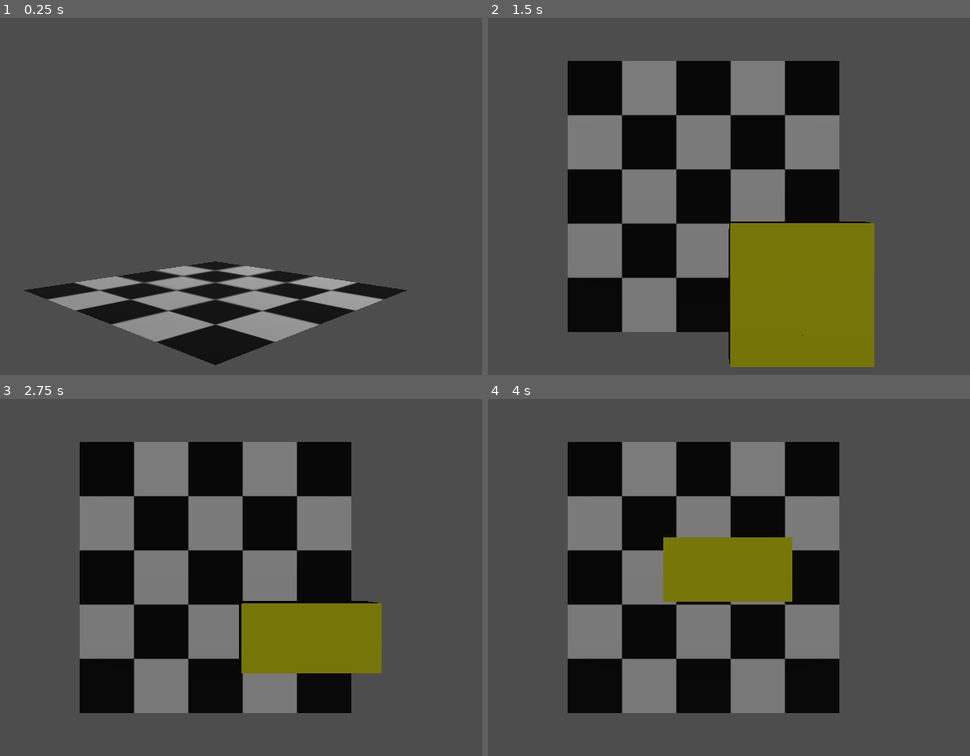
Above: before the commit, frames 1-4 (two rows, left to right).
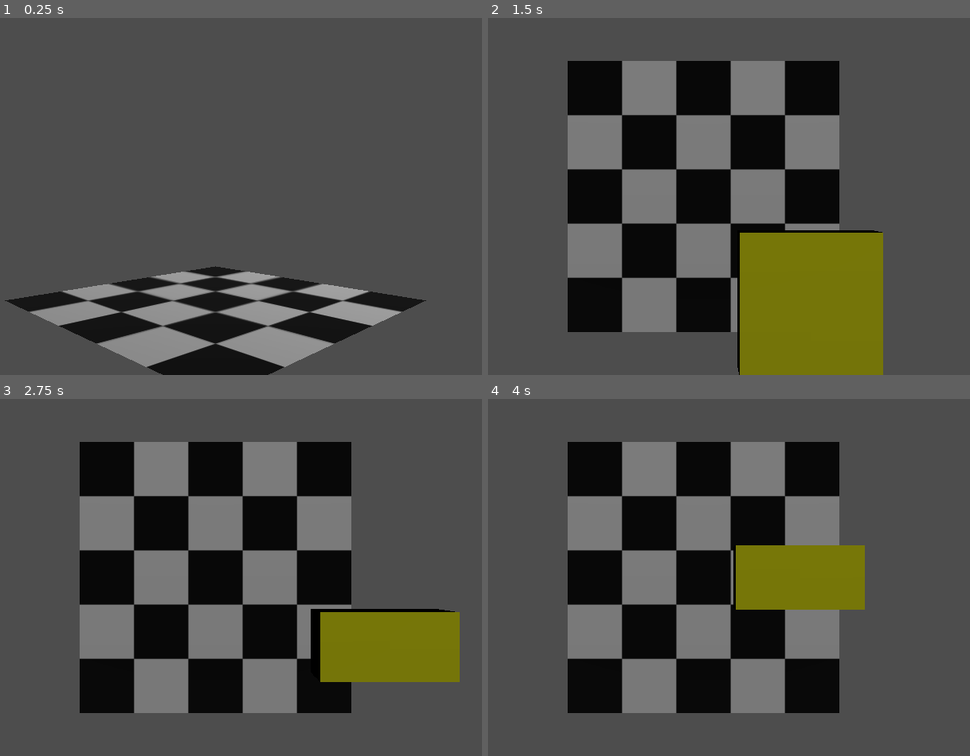
Above: after the commit, the same moments.

Repository: rdalton1124/3d-tetris
Game: Godot game, scene res://root.tscn
Two runs of this game, one before a commit and one after it. Both use one fixed random seed, a clock stepped at 60 frames per second and the inputs below.
Inputs:
- Up to frame 1 (0.25 s): no input
- Up to frame 2 (1.5 s): tap Enter at 0.5 s; hold D (move_right) 0.53-1.28 s; tap V (change_cam) at 0.6 s; tap Space at 1.25 s; hold S (move_backward) from 1.28 s (still down); tap I (rotate-x-ccw) at 1.35 s
- Up to frame 3 (2.75 s): release S (move_backward) at 2.03 s; hold D (move_right) from 2.03 s (still down); tap K (rotate-x-cw) at 2.1 s
- Up to frame 4 (4 s): release D (move_right) at 2.78 s; hold W (move_forward) 2.78-3.53 s; tap U (rotate-y-ccw) at 2.85 s; tap Enter at 3.5 s; hold A (move_left) from 3.53 s (still down); tap O (rotate-y-cw) at 3.6 s

The runs differ from the first frame. In frame 1, 12% of the frame differs, in the area x 0-89%, y 68-100%; in frame 2, 3.1%; in frame 3, 7.3%; in frame 4, 6.0%.

Commit message:
updated collision of all tetriminoes

Diff:
--- a/root.tscn
+++ b/root.tscn
@@ -14,9 +14,11 @@
 size = Vector3(2, 0.008, 2)
 
 [node name="root" type="Node3D"]
+transform = Transform3D(2, 0, 0, 0, 2, 0, 0, 0, 2, 0, -1.61784, 0)
 script = ExtResource("1_lr66d")
 
 [node name="well" type="Node3D" parent="."]
+transform = Transform3D(5, 0, 0, 0, 5, 0, 0, 0, 5, 0, 0, 0)
 
 [node name="floor" type="StaticBody3D" parent="well"]
 
@@ -29,11 +31,11 @@
 shape = SubResource("BoxShape3D_sjp8o")
 
 [node name="top camera" type="Camera3D" parent="."]
-transform = Transform3D(1, 0, 0, 0, -4.37114e-08, 1, 0, -1, -4.37114e-08, 0, 10, 0)
+transform = Transform3D(1, 0, 0, 0, -4.37114e-08, 1, 0, -1, -4.37114e-08, 0, 50, 0)
 fov = 15.0
 
 [node name="side camera" type="Camera3D" parent="."]
-transform = Transform3D(0.707107, 0, 0.707107, 0, 1, 0, -0.707107, 0, 0.707107, 2.25, 0.692, 2.25)
+transform = Transform3D(0.707107, 0, 0.707107, 0, 1, 0, -0.707107, 0, 0.707107, 10.25, 3.5, 10.25)
 fov = 45.0
 
 [node name="DirectionalLight3D" type="DirectionalLight3D" parent="."]
@@ -41,17 +43,18 @@
 sky_mode = 1
 
 [node name="Spawner" type="Node3D" parent="."]
-transform = Transform3D(1, 0, 0, 0, 1, 0, 0, 0, 1, 0, 3, 0)
+transform = Transform3D(1, 0, 0, 0, 1, 0, 0, 0, 1, 0, 15, 0)
 script = ExtResource("3_wufij")
 
 [node name="wall_right" parent="." instance=ExtResource("4_eejy0")]
-transform = Transform3D(-4.37114e-08, 0, 1, 0, 1, 0, -1, 0, -4.37114e-08, 1, 3, 0)
+transform = Transform3D(-4.37114e-08, 0, 1, 0, 1, 0, -1, 0, -4.37114e-08, 5, 10, 0)
 
 [node name="wall_left" parent="." instance=ExtResource("4_eejy0")]
-transform = Transform3D(-4.37114e-08, 0, 1, 0, 1, 0, -1, 0, -4.37114e-08, -1, 3, 0)
+transform = Transform3D(1, 0, 0, 0, 1, 0, 0, 0, 1, -5, 10, 0)
+rotation_edit_mode = 1
 
 [node name="wall_bottom" parent="." instance=ExtResource("4_eejy0")]
-transform = Transform3D(1, 0, 0, 0, 1, 0, 0, 0, 1, 0, 3, 1)
+transform = Transform3D(1, 0, 0, 0, 1, 0, 0, 0, 1, 0, 10, 5)
 
 [node name="wall_top" parent="." instance=ExtResource("4_eejy0")]
-transform = Transform3D(1, 0, 0, 0, 1, 0, 0, 0, 1, 0, 3, -1)
+transform = Transform3D(1, 0, 0, 0, 1, 0, 0, 0, 1, 0, 10, -5)
--- a/scripts/tetrimino3D.gd
+++ b/scripts/tetrimino3D.gd
@@ -16,11 +16,12 @@
 func _physics_process(delta):
 	if not is_on_floor():
 		if Input.is_action_pressed("speed_up"):
-			velocity.y = - .75
+			velocity.y = -7.5
 		else:
-			velocity.y = -.5
+			velocity.y = -5
 	else:
 		velocity.y = 0
+		snap()
 		root.spawn()
 		set_physics_process(false)
 
@@ -40,24 +41,42 @@
 		self.rotate_z(PI / 2)
 
 	if Input.is_action_just_pressed("move_forward") and not collidingTop:
-		self.position.z -= .4
+		self.position.z -= 2
 	elif Input.is_action_just_pressed("move_backward") and not collidingBottom:
-		self.position.z += .4
+		self.position.z += 2
+
 	if Input.is_action_just_pressed("move_left") and not collidingLeft:
-		self.position.x -= .4
+		self.position.x -= 2
 	elif Input.is_action_just_pressed("move_right") and not collidingRight:
-		self.position.x += .4
+		self.position.x += 2
+
 	move_and_slide()
+	snap()
+	#reset collider booleans
 	collidingLeft = false
 	collidingRight = false
 	collidingTop = false
 	collidingBottom = false
+	#check for wall collisionhs.
 	for i in range(get_slide_collision_count()):
 		if get_slide_collision(i).get_collider().name == "wall_left":
+			print("left wall collision")
 			collidingLeft = true
 		elif get_slide_collision(i).get_collider().name == "wall_right":
+			print("right wall collision")
 			collidingRight = true
 		if get_slide_collision(i).get_collider().name == "wall_top":
+			print("top wall collision")
 			collidingTop = true
 		elif get_slide_collision(i).get_collider().name == "wall_bottom":
+			print("bottom wall collision")
 			collidingBottom = true
+
+func snap():
+	var x = int(position.x)
+	var z = int(position.z)
+	if not x % 2 == 0:
+		position.x -= x % 2
+
+	if not z % 2 == 0:
+		position.z -= z % 2
--- a/tetriminos3D/tetrimino1.tscn
+++ b/tetriminos3D/tetrimino1.tscn
@@ -8,8 +8,16 @@
 [sub_resource type="BoxMesh" id="BoxMesh_tdhj1"]
 material = SubResource("StandardMaterial3D_xfsth")
 
+[sub_resource type="CylinderShape3D" id="CylinderShape3D_vqw1o"]
+height = 3.0
+radius = 0.45
+
+[sub_resource type="CylinderShape3D" id="CylinderShape3D_sjal5"]
+height = 1.0
+radius = 0.49
+
 [node name="tetrimino1" type="CharacterBody3D"]
-transform = Transform3D(0.4, 0, 0, 0, 0.4, 0, 0, 0, 0.4, 0, 0, 0)
+transform = Transform3D(2, 0, 0, 0, 2, 0, 0, 0, 2, 0, 0, 0)
 script = ExtResource("1_qul11")
 
 [node name="mesh" type="Node3D" parent="."]
@@ -33,5 +41,10 @@
 mesh = SubResource("BoxMesh_tdhj1")
 skeleton = NodePath("../../../../../../..")
 
-[node name="CollisionPolygon3D" type="CollisionPolygon3D" parent="."]
-polygon = PackedVector2Array(1.5, 0.5, 1.5, -0.5, -0.5, -0.5, -0.5, 2.5, 0.5, 2.5, 0.5, 0.5)
+[node name="CollisionShape3D" type="CollisionShape3D" parent="."]
+transform = Transform3D(1, 0, 0, 0, 1, 0, 0, 0, 1, 0, 1, 0)
+shape = SubResource("CylinderShape3D_vqw1o")
+
+[node name="CollisionShape3D2" type="CollisionShape3D" parent="."]
+transform = Transform3D(1, 0, 0, 0, 1, 0, 0, 0, 1, 1, 0, 0)
+shape = SubResource("CylinderShape3D_sjal5")
--- a/tetriminos3D/tetrimino2.tscn
+++ b/tetriminos3D/tetrimino2.tscn
@@ -8,8 +8,14 @@
 [sub_resource type="BoxMesh" id="BoxMesh_r7niq"]
 material = SubResource("StandardMaterial3D_8kcs4")
 
+[sub_resource type="CapsuleShape3D" id="CapsuleShape3D_8vayj"]
+margin = 0.45
+
+[sub_resource type="CylinderShape3D" id="CylinderShape3D_adfgc"]
+margin = 0.45
+
 [node name="tetrimino2" type="CharacterBody3D"]
-transform = Transform3D(0.4, 0, 0, 0, 0.4, 0, 0, 0, 0.4, 0, 0, 0)
+transform = Transform3D(2, 0, 0, 0, 2, 0, 0, 0, 2, 0, 0, 0)
 script = ExtResource("1_akllj")
 
 [node name="mesh" type="Node3D" parent="."]
@@ -30,5 +36,10 @@
 transform = Transform3D(1, 0, 0, 0, 1, 0, 0, 0, 1, 0, -1, 1)
 mesh = SubResource("BoxMesh_r7niq")
 
-[node name="CollisionPolygon3D" type="CollisionPolygon3D" parent="."]
-polygon = PackedVector2Array(-0.5, -0.5, 0.5, -0.5, 0.5, -1.5, 1.5, -1.5, 1.5, 0.5, 0.5, 0.5, 0.5, 1.5, -0.5, 1.5)
+[node name="CollisionShape3D" type="CollisionShape3D" parent="."]
+transform = Transform3D(1, 0, 0, 0, 1, 0, 0, 0, 1, 1, -0.5, 0)
+shape = SubResource("CapsuleShape3D_8vayj")
+
+[node name="CollisionShape3D2" type="CollisionShape3D" parent="."]
+transform = Transform3D(1, 0, 0, 0, 1, 0, 0, 0, 1, 0, 0.51774, 0)
+shape = SubResource("CylinderShape3D_adfgc")
--- a/tetriminos3D/tetrimino3.tscn
+++ b/tetriminos3D/tetrimino3.tscn
@@ -8,8 +8,15 @@
 [sub_resource type="BoxMesh" id="BoxMesh_22oiy"]
 material = SubResource("StandardMaterial3D_4ia2k")
 
+[sub_resource type="CylinderShape3D" id="CylinderShape3D_4ee6u"]
+height = 3.0
+radius = 0.45
+
+[sub_resource type="CylinderShape3D" id="CylinderShape3D_3ttck"]
+radius = 0.45
+
 [node name="tetrimino3" type="CharacterBody3D"]
-transform = Transform3D(0.4, 0, 0, 0, 0.4, 0, 0, 0, 0.4, 0, 0, 0)
+transform = Transform3D(2, 0, 0, 0, 2, 0, 0, 0, 2, 0, 0, 0)
 script = ExtResource("1_nghig")
 
 [node name="mesh" type="Node3D" parent="."]
@@ -29,5 +36,10 @@
 transform = Transform3D(1, -0.000207015, 9.28203e-05, 0.000207015, 1, 3.07899e-06, -9.28203e-05, -3.07899e-06, 1, 0, 1, 0)
 mesh = SubResource("BoxMesh_22oiy")
 
-[node name="CollisionPolygon3D" type="CollisionPolygon3D" parent="."]
-polygon = PackedVector2Array(1.5, -0.5, 1.5, 0.5, 0.5, 0.5, 0.5, 1.5, -0.5, 1.5, -0.5, 0.5, -1.5, 0.5, -1.5, -0.5)
+[node name="CollisionShape3D" type="CollisionShape3D" parent="."]
+transform = Transform3D(-4.37114e-08, -1, 0, 1, -4.37114e-08, 0, 0, 0, 1, 0, 0, 0)
+shape = SubResource("CylinderShape3D_4ee6u")
+
+[node name="CollisionShape3D2" type="CollisionShape3D" parent="."]
+transform = Transform3D(1, 0, 0, 0, 1, 0, 0, 0, 1, 0, 1, 0)
+shape = SubResource("CylinderShape3D_3ttck")
--- a/tetriminos3D/tetrimino4.tscn
+++ b/tetriminos3D/tetrimino4.tscn
@@ -8,8 +8,11 @@
 [sub_resource type="BoxMesh" id="BoxMesh_3no05"]
 material = SubResource("StandardMaterial3D_nsu5a")
 
+[sub_resource type="CylinderShape3D" id="CylinderShape3D_kajik"]
+radius = 0.45
+
 [node name="tetrimino4" type="CharacterBody3D"]
-transform = Transform3D(0.4, 0, 0, 0, 0.4, 0, 0, 0, 0.4, 0, 0, 0)
+transform = Transform3D(2, 0, 0, 0, 2, 0, 0, 0, 2, 0, 0, 0)
 script = ExtResource("1_mrb1t")
 
 [node name="mesh" type="Node3D" parent="."]
@@ -30,5 +33,10 @@
 transform = Transform3D(0.999998, -0.00192704, -8.40017e-05, 0.00192704, 0.999998, 0.000227875, 8.35793e-05, -0.000228038, 1, 0, 1, 0)
 mesh = SubResource("BoxMesh_3no05")
 
-[node name="CollisionPolygon3D" type="CollisionPolygon3D" parent="."]
-polygon = PackedVector2Array(-0.5, -0.5, -0.5, 1.5, 1.5, 1.5, 1.5, -0.5)
+[node name="CollisionShape3D" type="CollisionShape3D" parent="."]
+transform = Transform3D(1, 0, 0, 0, 1, 0, 0, 0, 1, 1, 0.5, 0)
+shape = SubResource("CylinderShape3D_kajik")
+
+[node name="CollisionShape3D2" type="CollisionShape3D" parent="."]
+transform = Transform3D(1, 0, 0, 0, 1, 0, 0, 0, 1, 0, 0.5, 0)
+shape = SubResource("CylinderShape3D_kajik")
--- a/tetriminos3D/tetrimino5.tscn
+++ b/tetriminos3D/tetrimino5.tscn
@@ -8,8 +8,12 @@
 [sub_resource type="BoxMesh" id="BoxMesh_cpvpf"]
 material = SubResource("StandardMaterial3D_k4cue")
 
+[sub_resource type="CylinderShape3D" id="CylinderShape3D_wb65q"]
+height = 4.0
+radius = 0.45
+
 [node name="tetrimino5" type="CharacterBody3D"]
-transform = Transform3D(0.399997, 0.00144496, -7.92955e-05, -0.001445, 0.399997, -0.0001863, 7.8622e-05, 0.000186585, 0.4, 0, 0, 0)
+transform = Transform3D(1.99999, 0.00722482, -0.000396478, -0.00722501, 1.99999, -0.0009315, 0.00039311, 0.000932926, 2, 0, 0, 0)
 script = ExtResource("1_eyb5l")
 
 [node name="mesh" type="Node3D" parent="."]
@@ -29,5 +33,6 @@
 transform = Transform3D(0.999999, 4.18297e-10, 0, -5.15897e-10, 1, 0, 0, 0, 1, 8.36565e-10, 2, 0)
 mesh = SubResource("BoxMesh_cpvpf")
 
-[node name="CollisionPolygon3D" type="CollisionPolygon3D" parent="."]
-polygon = PackedVector2Array(-0.5, -1.5, 0.5, -1.5, 0.5, 2.5, -0.5, 2.5)
+[node name="CollisionShape3D" type="CollisionShape3D" parent="."]
+transform = Transform3D(1, 0, 0, 0, 1, 0, 0, 0, 1, 0, 0.5, 0)
+shape = SubResource("CylinderShape3D_wb65q")
--- a/tetriminos3D/tetrimino6.tscn
+++ b/tetriminos3D/tetrimino6.tscn
@@ -14,8 +14,13 @@
 [sub_resource type="BoxMesh" id="BoxMesh_kqtif"]
 material = SubResource("StandardMaterial3D_xyt40")
 
+[sub_resource type="CylinderShape3D" id="CylinderShape3D_y53bp"]
+radius = 0.45
+
+[sub_resource type="CylinderShape3D" id="CylinderShape3D_v17hx"]
+
 [node name="tetrimino6" type="CharacterBody3D"]
-transform = Transform3D(0.4, 0, 0, 0, 0.4, 0, 0, 0, 0.4, 0, 0, 0)
+transform = Transform3D(2, 0, 0, 0, 2, 0, 0, 0, 2, 0, 0, 0)
 script = ExtResource("1_7icbm")
 
 [node name="mesh" type="Node3D" parent="."]
@@ -35,9 +40,10 @@
 transform = Transform3D(1, 0, 0, 0, 1, 0, 0, 0, 1, 1, 0, 0)
 mesh = SubResource("BoxMesh_m1t2t")
 
-[node name="CollisionPolygon3D" type="CollisionPolygon3D" parent="."]
-polygon = PackedVector2Array(1.5, 0.5, 1.5, -0.5, -0.5, -0.5, -0.5, 0.5)
+[node name="CollisionShape3D" type="CollisionShape3D" parent="."]
+transform = Transform3D(1, 0, 0, 0, -4.37114e-08, -1, 0, 1, -4.37114e-08, 0, 1, 0.5)
+shape = SubResource("CylinderShape3D_y53bp")
 
-[node name="CollisionPolygon3D2" type="CollisionPolygon3D" parent="."]
-transform = Transform3D(-4.37114e-08, 0, 1, 0, 1, 0, -1, 0, -4.37114e-08, 0, 0, 0)
-polygon = PackedVector2Array(0.5, 0.5, -1.5, 0.5, -1.5, 1.5, 0.5, 1.5)
+[node name="CollisionShape3D2" type="CollisionShape3D" parent="."]
+transform = Transform3D(-4.37114e-08, -1, 0, 0.999848, -4.37047e-08, -0.0174524, 0.0174524, -7.62869e-10, 0.999848, 0.5, 0, 0)
+shape = SubResource("CylinderShape3D_v17hx")
--- a/tetriminos3D/tetrimino7.tscn
+++ b/tetriminos3D/tetrimino7.tscn
@@ -8,8 +8,12 @@
 [sub_resource type="BoxMesh" id="BoxMesh_6q3wi"]
 material = SubResource("StandardMaterial3D_4l43j")
 
+[sub_resource type="CylinderShape3D" id="CylinderShape3D_q2c4m"]
+
+[sub_resource type="CylinderShape3D" id="CylinderShape3D_mnf06"]
+
 [node name="tetrimino7" type="CharacterBody3D"]
-transform = Transform3D(0.4, 0, 0, 0, 0.4, 0, 0, 0, 0.4, 0, 0, 0)
+transform = Transform3D(2, 0, 0, 0, 2, 0, 0, 0, 2, 0, 0, 0)
 script = ExtResource("1_j4xo7")
 
 [node name="mesh" type="Node3D" parent="."]
@@ -29,9 +33,10 @@
 transform = Transform3D(1, 0, 0, 0, 1, 0, 0, 0, 1, -1, 1, 0)
 mesh = SubResource("BoxMesh_6q3wi")
 
-[node name="CollisionPolygon3D" type="CollisionPolygon3D" parent="."]
-polygon = PackedVector2Array(-1.5, 0.5, -1.5, 1.5, 0.5, 1.5, 0.5, 0.5)
+[node name="CollisionShape3D" type="CollisionShape3D" parent="."]
+transform = Transform3D(-4.37114e-08, -1, 0, 1, -4.37114e-08, 0, 0, 0, 1, -0.5, 1, 0)
+shape = SubResource("CylinderShape3D_q2c4m")
 
-[node name="CollisionPolygon3D2" type="CollisionPolygon3D" parent="."]
-transform = Transform3D(-4.37114e-08, 0, 1, 0, 1, 0, -1, 0, -4.37114e-08, 0, 0, 0)
-polygon = PackedVector2Array(-0.5, 0.5, -0.5, -0.5, 1.5, -0.5, 1.5, 0.5)
+[node name="CollisionShape3D2" type="CollisionShape3D" parent="."]
+transform = Transform3D(1, 0, 0, 0, -4.37114e-08, -1, 0, 1, -4.37114e-08, 0, 0, -0.5)
+shape = SubResource("CylinderShape3D_mnf06")
--- a/tetriminos3D/tetrimino8.tscn
+++ b/tetriminos3D/tetrimino8.tscn
@@ -8,16 +8,20 @@
 [sub_resource type="BoxMesh" id="BoxMesh_j3qqi"]
 material = SubResource("StandardMaterial3D_yn8md")
 
+[sub_resource type="CylinderShape3D" id="CylinderShape3D_p3kvw"]
+radius = 0.45
+
+[sub_resource type="CylinderShape3D" id="CylinderShape3D_7fq3g"]
+height = 1.0
+radius = 0.45
+
+[sub_resource type="CylinderShape3D" id="CylinderShape3D_w2v82"]
+height = 1.0
+radius = 0.45
+
 [node name="tetrimino8" type="CharacterBody3D"]
-transform = Transform3D(0.4, 0, 0, 0, 0.4, 0, 0, 0, 0.4, 0, 0, 0)
+transform = Transform3D(2, 0, 0, 0, 2, 0, 0, 0, 2, 0, 0, 0)
 script = ExtResource("1_1okh7")
-
-[node name="CollisionPolygon3D" type="CollisionPolygon3D" parent="."]
-polygon = PackedVector2Array(-0.5, -0.5, -0.5, 1.5, 0.5, 1.5, 0.5, 0.5, 1.5, 0.5, 1.5, -0.5)
-
-[node name="CollisionPolygon3D2" type="CollisionPolygon3D" parent="."]
-transform = Transform3D(1, 0, 0, 0, 1, 0, 0, 0, 1, 0, 0, 1)
-polygon = PackedVector2Array(0.5, 0.5, 0.5, -0.5, -0.5, -0.5, -0.5, 0.5)
 
 [node name="mesh" type="Node3D" parent="."]
 
@@ -35,3 +39,15 @@
 [node name="MeshInstance3D2" type="MeshInstance3D" parent="mesh"]
 transform = Transform3D(1, 0, 0, 0, 1, 0, 0, 0, 1, 0, 1, 0)
 mesh = SubResource("BoxMesh_j3qqi")
+
+[node name="CollisionShape3D" type="CollisionShape3D" parent="."]
+transform = Transform3D(1, 0, 0, 0, -4.37114e-08, -1, 0, 1, -4.37114e-08, 0, 0, 0.5)
+shape = SubResource("CylinderShape3D_p3kvw")
+
+[node name="CollisionShape3D2" type="CollisionShape3D" parent="."]
+transform = Transform3D(1, 0, 0, 0, 1, 0, 0, 0, 1, 0, 1, 0)
+shape = SubResource("CylinderShape3D_7fq3g")
+
+[node name="CollisionShape3D3" type="CollisionShape3D" parent="."]
+transform = Transform3D(1, 0, 0, 0, 1, 0, 0, 0, 1, 1, 0, 0)
+shape = SubResource("CylinderShape3D_w2v82")
--- a/wall.tscn
+++ b/wall.tscn
@@ -1,9 +1,10 @@
 [gd_scene load_steps=2 format=3 uid="uid://ce0jxw8p1twud"]
 
 [sub_resource type="BoxShape3D" id="BoxShape3D_kjooa"]
-size = Vector3(2, 10, 0.1)
+size = Vector3(5, 20, 0.1)
 
 [node name="wall" type="StaticBody3D"]
 
 [node name="CollisionShape3D" type="CollisionShape3D" parent="."]
 shape = SubResource("BoxShape3D_kjooa")
+disabled = true
Not shown: 1 places in tetriminos3D/tetrimino1.tscn that only renumber resources
Not shown: 1 places in tetriminos3D/tetrimino2.tscn that only renumber resources
Not shown: 1 places in tetriminos3D/tetrimino3.tscn that only renumber resources
Not shown: 1 places in tetriminos3D/tetrimino4.tscn that only renumber resources
Not shown: 1 places in tetriminos3D/tetrimino5.tscn that only renumber resources
Not shown: 1 places in tetriminos3D/tetrimino6.tscn that only renumber resources
Not shown: 1 places in tetriminos3D/tetrimino7.tscn that only renumber resources
Not shown: 1 places in tetriminos3D/tetrimino8.tscn that only renumber resources
